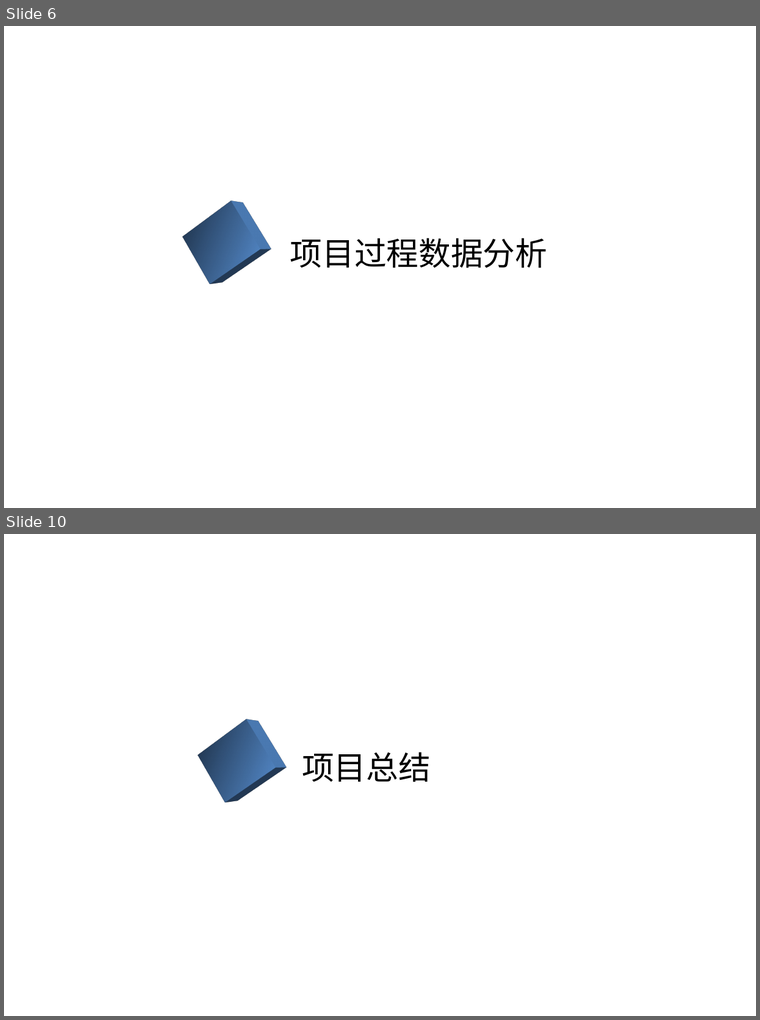
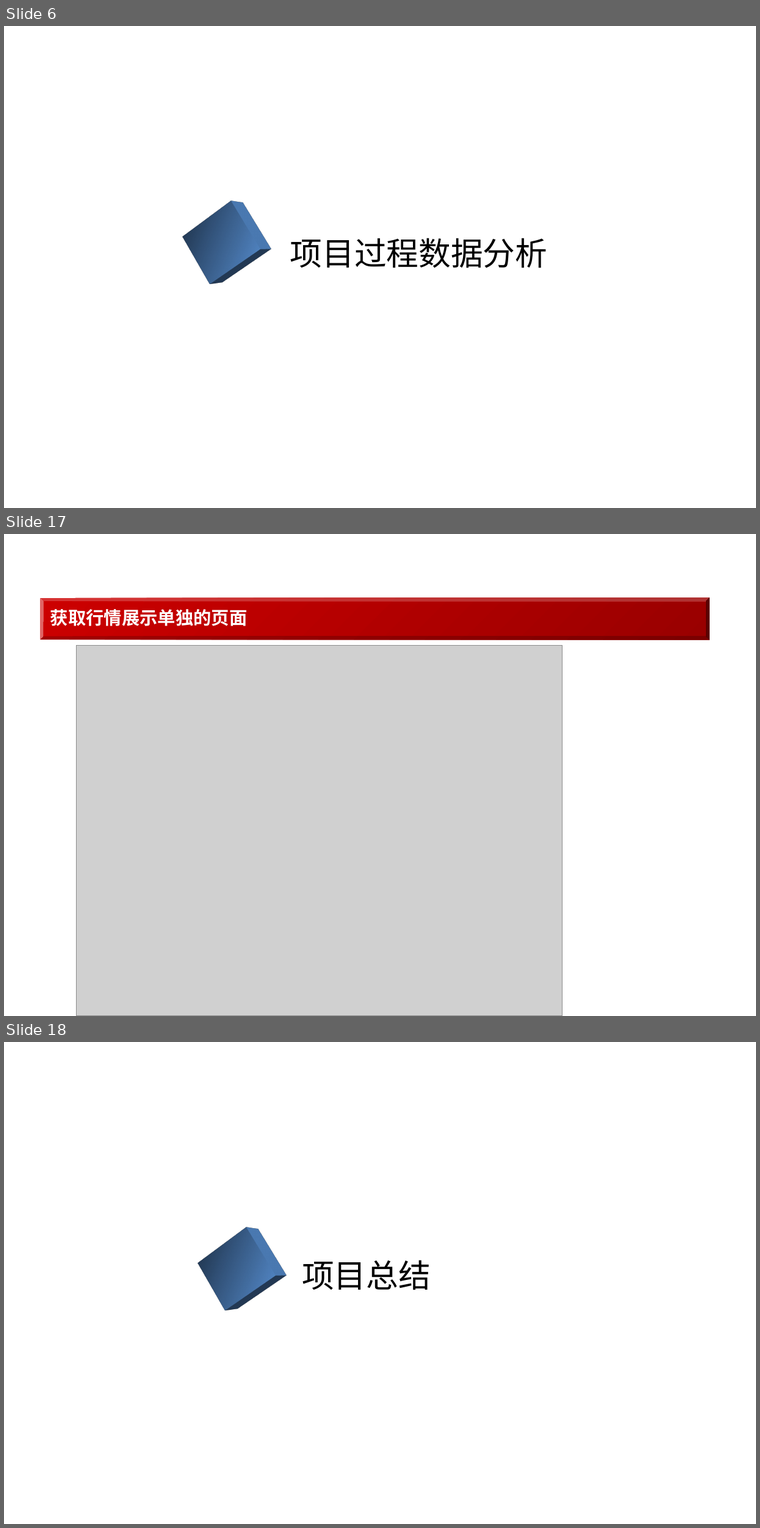
Before and after one commit to github188/doc, a slide deck: 3.项目资料/SSE/hisMarket/6.用户文档/行情历史数据总结报告.pptx. Shown one above the other, each under a label of ours: slides 6 and 10 before the commit, slides 6, 17 and 18 after it; the slides between them are not shown. The pictures are 760x1020 and 760x1528 pixels, drawn with LibreOffice and Linux fonts; fonts in the diff are those of the drawing; grey boxes stand for pictures; background and template pictures are left out. Boxes give left, top, right and bottom in pixels: in the first picture for what was removed or moved away, otherwise in the second. Text is boxed around its words. In the diff, an @@ line names an element or a change of style, - is before the commit and + after.

```diff
--- a/3.项目资料/SSE/hisMarket/6.用户文档/行情历史数据总结报告.pptx
+++ b/3.项目资料/SSE/hisMarket/6.用户文档/行情历史数据总结报告.pptx
@@ slide 17 added at (x1=4, y1=534, x2=756, y2=1016), background picture (left out) @@
@@ bevel added at (x1=40, y1=597, x2=709, y2=640), fill gradient #CC0000 to #990000, 20 pt, text #FFFFFF, bold @@
+获取行情展示单独的页面
@@ picture added at (x1=76, y1=645, x2=562, y2=1016) @@
@@ what was slide 10 is now slide 18 @@
```
Also in this commit, not shown: 4 slides changed, 7 other slides added, 1 other file.
